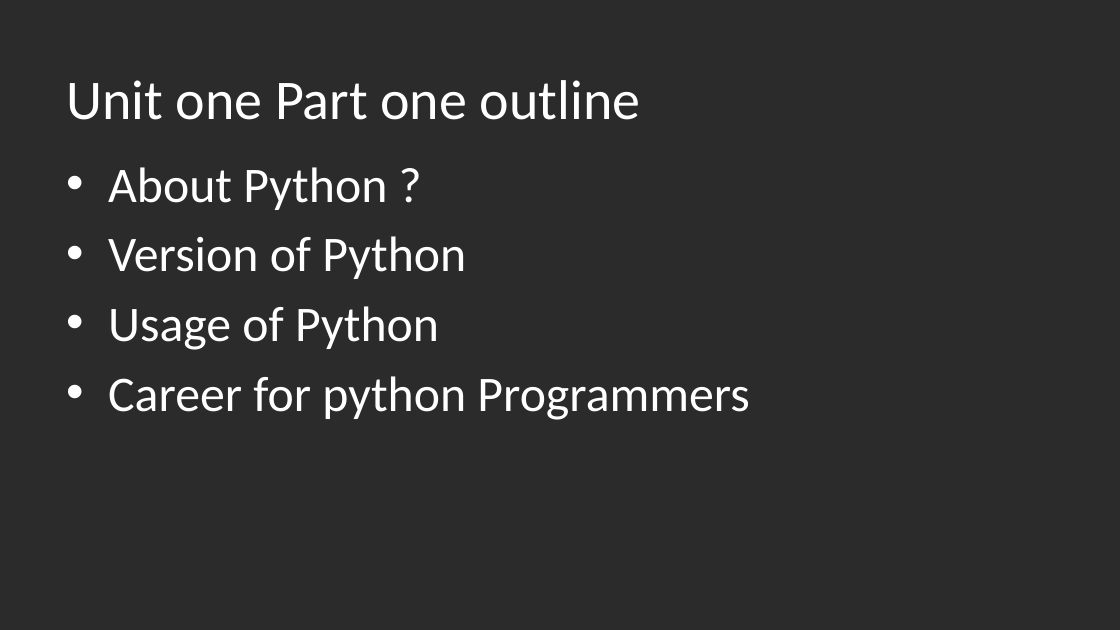
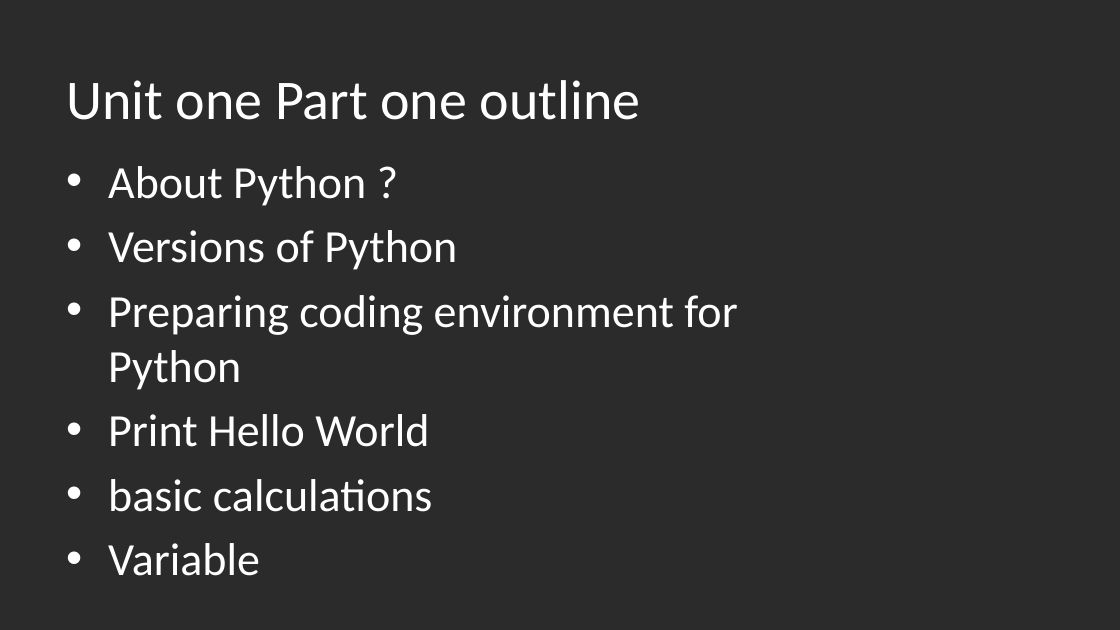
Before and after one commit to zakariahujale/python, a slide deck: slide 2 of unit1part1.pptx (slide 6 before the commit). Drawn at 1120x630 pixels with LibreOffice and Linux fonts; fonts in the diff are those of the drawing; background and template pictures are left out; a plain dark background stands for a picture behind light text. Boxes give left, top, right and bottom in pixels: in the first picture for what was removed or moved away, otherwise in the second. Text is boxed around its words. In the diff, an @@ line names an element or a change of style, - is before the commit and + after.

```diff
--- a/unit1part1.pptx
+++ b/unit1part1.pptx
@@ text at bbox=[108, 166, 366, 206]: size 32 to 29.6 pt in "About Python ?" @@
@@ text at bbox=[108, 230, 737, 576]: text changed; size 32 to 29.6 pt @@
-• Version of Python
-• Usage of Python
-• Career for python Programmers
+• Versions of Python
+• Preparing coding environment for Python
+• Print Hello World
+• basic calculations
+• Variable
```
Also in this commit, not shown: 4 other slides changed, 27 slides added, 4 slides removed, 24 other files.
